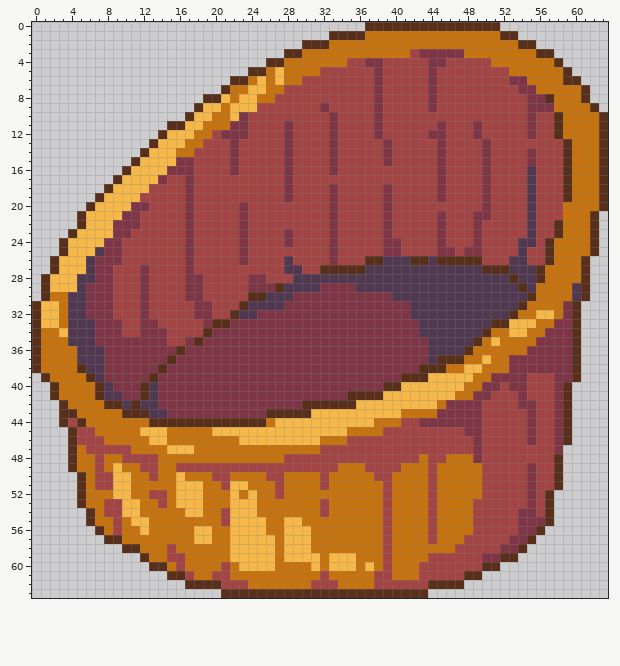
Two states of a pixel-art sprite, image/basket.png. The picture above was drawn from the file before the commit.
The file is 512x512 pixels, drawn in blocks of 8x8; one block is one cell here.
The result:
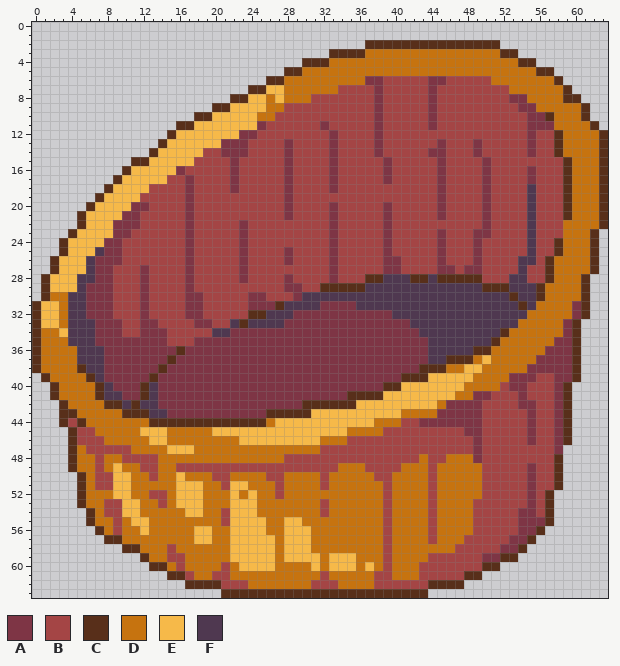
Palette (. is transparent): A #7e3545  B #a44545  C #582f1a  D #c6730f  E #f6b949  F #4f3850
Change:
y 0: x 37..51 CCCCCCCCCCCCCCC -> ...............
y 1: x 33..53 CCCCDDDDDDDDDDDDDDDCC -> .....................
y 2: x 30..55 CCCDDDDDDDDDDDDDDDDDDDDDCC -> .......CCCCCCCCCCCCCCC....
y 3: x 28..36 CCDDDDDDD -> .....CCCC; x 42..47 BAAAAA -> DDDDDD; x 52..57 DDDDCC -> CC....
y 4: x 26..32 CCDDDDD -> ....CCC; x 35..50 BBAABBBBBAABBBBB -> DDDDDDDDDDDDDDDD; x 54..58 DDDDC -> CC...
y 5: x 24..29 CCDEDD -> ....CC; x 32..52 BBBBBBABBBBBABBBBBBBB -> DDDDDDDDDDDDDDDDDDDDD; x 56..59 DDDC -> CC..
y 6: x 22..27 CCDEDE -> ....CC; x 30..37 BBBBBBBB -> DDDDDDDA; x 45 B -> A; x 51..54 BBAA -> DDDD; x 58..60 DCC -> C..
y 7: x 21..33 CDDEEDDBBBBBB -> ...CCEEDDDDDD; x 53..55 BAA -> DDD; x 59..61 DDC -> C..
y 8: x 19..23 CCEDE -> ...CC; x 25 D -> E; x 27..30 BBBB -> EDDD; x 53..57 BBAAC -> AADDD; x 59..61 DDC -> CC.
y 9: x 18..21 CEED -> ..CC; x 25..27 BBB -> EDD; x 32 A -> B; x 54 B -> A; x 56..57 AA -> DD; x 61..62 DC -> C.
y 10: x 17..21 CEEDD -> .CCEE; x 23..26 ABBB -> EEDD; x 33 A -> B; x 44 B -> A; x 56..58 BBC -> ACD; x 61..63 DDC -> C..
y 11: x 15 C -> .; x 17 E -> C; x 19..25 DDDAABB -> EEEEEEA; x 28 A -> B; x 32..33 BA -> AB; x 44..45 BA -> AB; x 49 A -> B; x 56..58 BBC -> AAD; x 62..63 DC -> C.
y 12: x 14..15 CE -> .C; x 18..22 DDBAA -> EEEEE; x 24 B -> A; x 28 A -> B; x 44..45 AA -> BB; x 49 A -> B
y 13: x 13..14 CE -> .C; x 17..21 DDBBB -> EEEEA; x 23 B -> A; x 38..39 BA -> AB; x 49..50 BA -> AB; x 55 B -> A; x 58..59 BC -> CD
y 14: x 12..13 CE -> .C; x 16..18 DDB -> EEE; x 21 B -> A; x 23 B -> A; x 38..39 BA -> AB; x 44 B -> A; x 49..50 BA -> AB; x 58..59 BC -> CD
y 15: x 12 E -> C; x 16..17 AA -> EE; x 55 A -> B
y 16: x 15 A -> E; x 17 A -> B; x 39 B -> A; x 55 F -> A
y 17: x 14 A -> E; x 22 B -> A; x 33 B -> A; x 39 B -> A; x 55 F -> A
y 18: x 22 B -> A; x 39 A -> B
y 19: x 33 A -> B; x 39 A -> B
y 20: x 23 A -> B; x 28 B -> A; x 45 B -> A; x 59 D -> C
y 21: x 23 A -> B; x 28 B -> A; x 49 A -> B; x 59 D -> C; x 62..63 C. -> DC
y 22: x 45 A -> B; x 49..50 AB -> BA; x 58 C -> B; x 62..63 C. -> DC
y 23: x 28 A -> B; x 50 B -> A; x 58 C -> B
y 24: x 28 A -> B; x 40 A -> B; x 54 F -> B; x 57..58 CD -> BC
y 25: x 28 B -> A; x 40 A -> B; x 46 A -> B; x 48 A -> B; x 54..55 FB -> BF; x 57..58 CD -> BC
y 26: x 28 F -> A; x 37..49 CCFFFCCFCCCCC -> BBAABBBBABBBA; x 53 F -> B; x 55 B -> F; x 61..62 C. -> DC
y 27: x 23 B -> A; x 28..29 FF -> BB; x 32..53 CCCCCFFFFFFFFFFFFFCCCF -> BABBBBBAABBBBAABAABBBB; x 55..57 FCD -> BBC; x 61..62 C. -> DC
y 28: x 18 A -> B; x 23..25 BAA -> ABB; x 28..38 BFFFFFFFFFF -> ABBBBABBBCC; x 42..43 FF -> CC; x 45..53 FFFFFFFFC -> CCCCCBBBF; x 55..57 FCD -> BBC
y 29: x 18 A -> B; x 24..36 AAACFFFFAAAAF -> BBBBAABBCCCCC; x 50..52 FFF -> CCC; x 54 C -> F; x 56 D -> C; x 60 F -> D
y 30: x 24..28 CCFFF -> AABBB; x 30..39 AAAAAAAAAA -> FFFFFFFFFF; x 53 F -> C; x 55..56 CD -> FC; x 60 F -> D
y 31: x 17 B -> A; x 19 A -> B; x 23..31 CFFFFAAAA -> BAAACFFFF; x 36..41 AAAAAA -> FFFFFF; x 55 D -> F; x 59..61 AC. -> DAC
y 32: x 17 B -> A; x 19 A -> B; x 22..28 CFFAAAA -> BBCCFFF; x 40..41 AA -> FF; x 53..54 CD -> FF; x 56..57 EE -> DD; x 59..61 AC. -> DAC
y 33: x 18 B -> A; x 20..27 CCAAAAAA -> BBFCFFFF; x 42 A -> F; x 51..55 CCEEE -> FFFDD; x 58 A -> D
y 34: x 19..21 CAA -> BFF; x 50..54 CDDEE -> FFCDD; x 57..58 AA -> DD
y 35: x 17..18 AC -> BA; x 49..51 CDE -> FFC; x 56..57 AA -> DD
y 36: x 48..50 CDD -> FCC; x 55..56 AA -> DD
y 37: x 45 C -> F; x 48 D -> C; x 53..55 AAA -> DDD
y 38: x 53..54 AA -> DD
y 39: x 51..52 AA -> DD; x 55 B -> A
y 40: x 50..51 AA -> DD
Pixel boxes of the changes (left, top, right, bottom) in both pictures:
changed: (140, 22, 608, 391)
